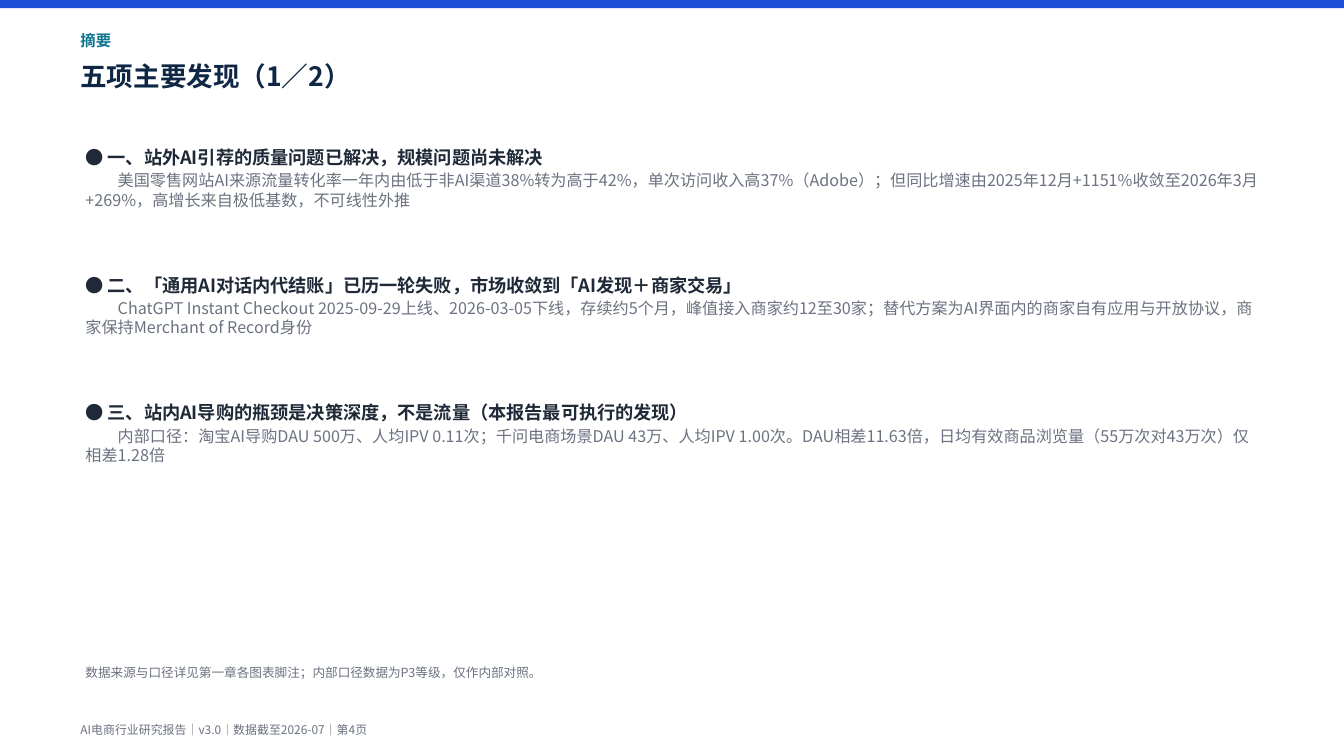
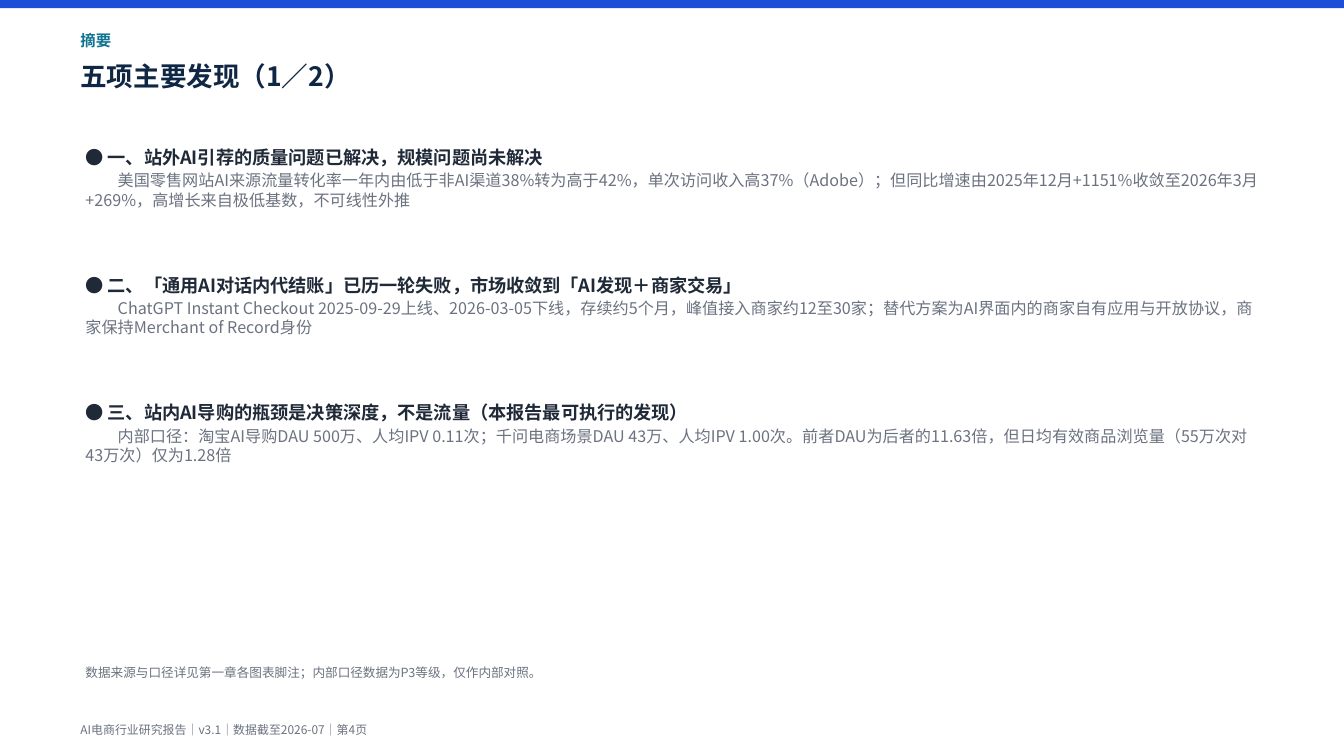
Before and after one commit to breeze2623-create/Aicommerce, a slide deck: slide 4 of report/AI电商行业研究报告.pptx. Drawn at 1344x756 pixels with LibreOffice and Linux fonts; fonts in the diff are those of the drawing. Boxes give left, top, right and bottom in pixels: in the first picture for what was removed or moved away, otherwise in the second. Text is boxed around its words. In the diff, an @@ line names an element or a change of style, - is before the commit and + after.

```diff
--- a/report/AI电商行业研究报告.pptx
+++ b/report/AI电商行业研究报告.pptx
@@ text at (85,428,1248,463): text changed @@
-内部口径：淘宝AI导购DAU 500万、人均IPV 0.11次；千问电商场景DAU 43万、人均IPV 1.00次。DAU相差11.63倍，日均有效商品浏览量（55万次对43万次）仅相差1.28倍
+内部口径：淘宝AI导购DAU 500万、人均IPV 0.11次；千问电商场景DAU 43万、人均IPV 1.00次。前者DAU为后者的11.63倍，但日均有效商品浏览量（55万次对43万次）仅为1.28倍
@@ text at (80,724,367,735): text changed @@
-AI电商行业研究报告｜v3.0｜数据截至2026-07｜第4页
+AI电商行业研究报告｜v3.1｜数据截至2026-07｜第4页
```
Also in this commit, not shown: 33 other slides changed, 2 slides added, 19 other files.
